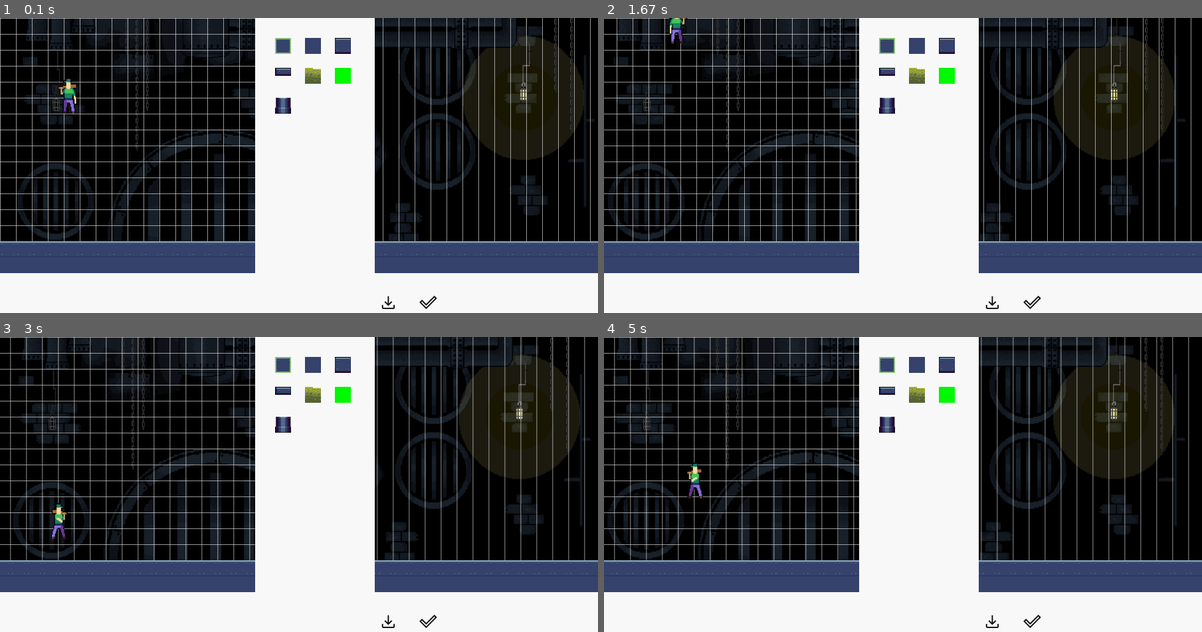
Above: before the commit, frames 1-4 (two rows, left to right).
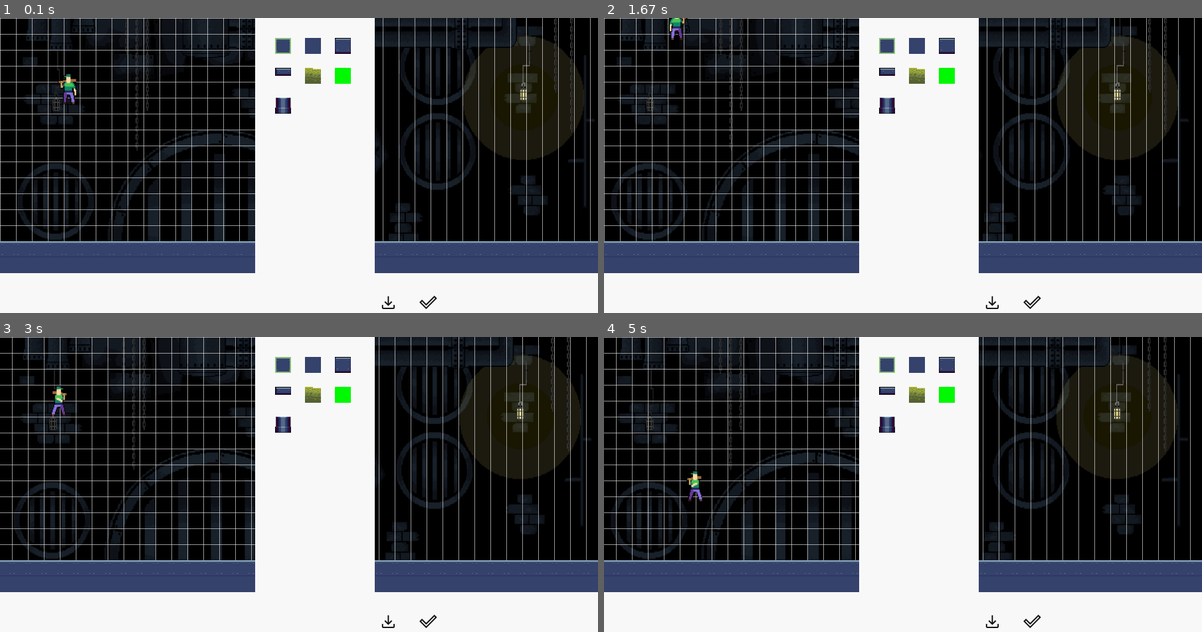
Above: after the commit, the same moments.

Repository: Labourguignonn/JOGO-IP
Game: pygame game, started from personagemback.py
Two runs of this game, one before a commit and one after it. Both use one fixed random seed, a clock stepped at 60 frames per second and the inputs below.
Inputs:
- Up to frame 1 (0.1 s): no input
- Up to frame 2 (1.67 s): tap Space at 0.33, 0.73, 1.03, 1.23, 1.53 s; hold Right 0.67-1.13 s; hold Right 1.17-1.63 s
- Up to frame 3 (3 s): hold Left 1.67-2.2 s; tap Space at 1.73, 2.03, 2.3, 2.6, 2.73 s; hold Left 2.23-2.63 s; hold Right from 2.67 s (still down)
- Up to frame 4 (5 s): tap Space at 3.03, 3.4, 3.7, 3.9, 4.2, 4.4, 4.7, 4.9 s; release Right at 3.3 s; hold Left 3.33-3.8 s; hold Right 3.83-4.3 s; hold Right 4.33-4.8 s; hold Left from 4.83 s (still down)

The runs differ from the first frame. In frame 1, 0.3% of the frame differs, in the area x 9-13%, y 18-33%; in frame 2, 11%; in frame 3, 9.1%; in frame 4, 13%, in the area x 0-99%, y 0-81%.

Commit message:
Update personagemback.py

Diff:
--- a/personagemback.py
+++ b/personagemback.py
@@ -18,7 +18,7 @@
 pygame.display.set_caption('Após a enchente')
 
 ################### LUCAS ###############################
-FPS = 20
+FPS = 30
 PLAYER_VEL = 1
 def virar(sprites):
     return[pygame.transform.flip(sprite,True,False) for sprite in sprites]
@@ -36,7 +36,7 @@
             surface = pygame.Surface((width,height), pygame.SRCALPHA, 32)
             rect = pygame.Rect(i * width, 0, width, height)
             surface.blit(sprite_sheet, (0,0), rect)
-            sprites.append(pygame.transform.scale(surface,(100,140)))#TAMANHO DO PERSONAGEM PRINCIPAL(LUCAS)
+            sprites.append(pygame.transform.scale(surface,(100,120)))#TAMANHO DO PERSONAGEM PRINCIPAL(LUCAS)
 
         if direction:
             all_sprites[image.replace(".png", "") + "_direita"] = sprites
@@ -79,11 +79,11 @@
           self.animation_count = 0
     def jump(self):
         if self.jump_count == 0:
-          self.y_vel = -self.GRAVITY * 65
+          self.y_vel = -self.GRAVITY * 42
           self.jump_count = 1
 
     def loop(self, fps):
-        self.y_vel += min(0.1, (self.fall_count/2*fps) * self.GRAVITY)
+        self.y_vel += min(0.05, (self.fall_count/6*fps) * self.GRAVITY)
         self.move(self.x_vel,self.y_vel)
         self.checar_chao(self.y_vel)
         self.fall_count += 0.3
@@ -129,7 +129,7 @@
 esquerda = False
 direita = False
 scroll = 0
-scroll_speed = 0.6
+scroll_speed = 1
 #variaveis matriz
 rows = 16
 colunas_max = 150
@@ -185,7 +185,7 @@
     width = tela.get_width()
     #quantas vezes a imagem repete
     for x in range(4):
-        tela.blit(background,((x*width) - scroll * 0.2,0)) ##0.7 == velocidade que move a tela
+        tela.blit(background,((x*width) - scroll * 0.09,0)) ##0.7 == velocidade que move a tela
 
 #FUNÇÃO MATRIZES
 def matrizes():
